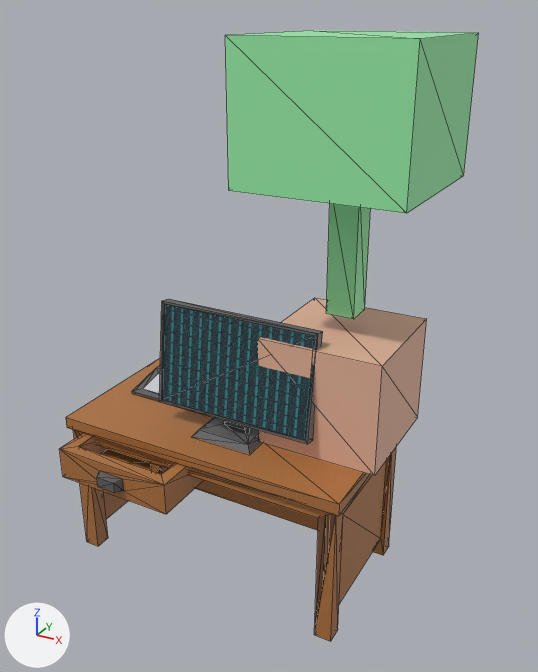
The FBX model unity/Assets/Art/BlenderBaked/prop-desk/mesh_prop-desk.fbx: old version first, new version second.
One viewpoint serves both versions: a 50 mm lens placed at (1.87, -1.82, 2.03), pointed at (0.7, 0.3, 0.96). The lights are fixed; the arrows at lower left show +X, +Y and +Z. The older version comes first. Mesh edges are drawn as thin lines. Vertices at exactly the same position are counted once.

In view in the first picture: 'mesh_prop-desk'.
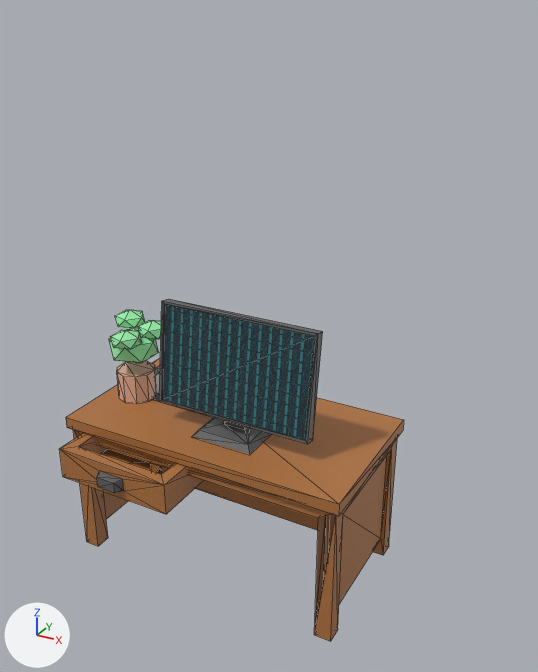
What changed in the scene script:
```text
Change me_mesh_desk:
    used by ob_mesh_prop_desk; location = (0.0, 0.0, 0.0)
    remove me_mesh_desk.from_pydata(...)  # 227 vertices, 405 faces; spans x -0.02..1.23, y -0.17..0.69, z 0.0..1.96
    add me_mesh_desk.from_pydata(...)  # 263 vertices, 473 faces; spans x -0.02..1.12, y -0.17..0.59, z 0.0..1.06
    me_mesh_desk part 1: a new loose piece, a 10-sided cylinder along z spanning x 0.04..0.19, y 0.18..0.34, z 0.6..0.72, in mat_m_prop_desk_pot (beige #e5b399)
    me_mesh_desk part 2: a new loose piece, an icosphere of 20 faces spanning x 0.02..0.21, y 0.17..0.35, z 0.74..0.89, in mat_m_prop_desk_leaf (green #99efaa)
    me_mesh_desk part 3: a new loose piece, an icosphere of 20 faces spanning x 0.122..0.239, y 0.25..0.361, z 0.842..0.919, in mat_m_prop_desk_leaf (green #99efaa)
    me_mesh_desk part 4: a new loose piece, an icosphere of 20 faces spanning x 0.003..0.12, y 0.259..0.371, z 0.86..0.937, in mat_m_prop_desk_leaf (green #99efaa)
    me_mesh_desk part 5: a new loose piece, an icosphere of 20 faces spanning x 0.076..0.194, y 0.14..0.252, z 0.833..0.91, in mat_m_prop_desk_leaf (green #99efaa)
    me_mesh_desk part 6: the loose piece of 8 vertices spanning x 0.72..1.16, y 0.18..0.63, z 0.6..1.0 is deleted
    me_mesh_desk part 7: the loose piece of 8 vertices spanning x 0.66..1.23, y 0.12..0.69, z 1.51..1.96 is deleted
    me_mesh_desk part 8: the loose piece of 8 vertices spanning x 0.89..0.99, y 0.36..0.46, z 1.07..1.51 is deleted
    other edits to the shape of me_mesh_desk do not show in these pictures
```

Where the change shows, as pixel boxes [x1, y1, x2, y2] in the pictures (538 x 672 px):
'mesh_prop-desk', reshaped (18% narrower, 44% shorter): before [59, 30, 479, 642]; after [59, 299, 404, 642]
part 1 of me_mesh_desk, added (beige): after [117, 361, 156, 404]
part 2 of me_mesh_desk, added (green): after [109, 328, 159, 363]
part 3 of me_mesh_desk, added: after [138, 320, 161, 339]
part 4 of me_mesh_desk, added (green): after [115, 310, 145, 328]
part 5 of me_mesh_desk, added (green): after [110, 330, 142, 349]
part 6 of me_mesh_desk, deleted (beige): before [258, 298, 427, 476]
part 7 of me_mesh_desk, deleted (green): before [225, 30, 479, 213]
part 8 of me_mesh_desk, deleted: before [326, 204, 371, 319]
